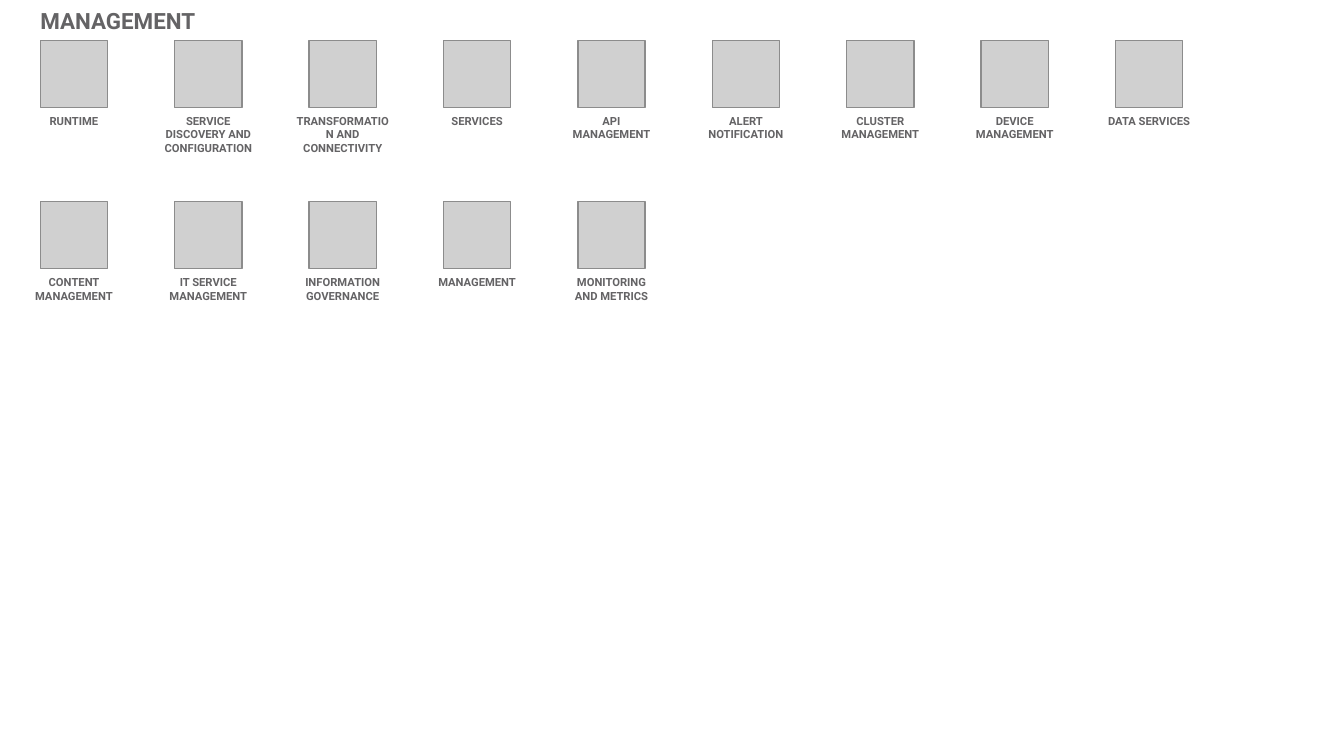
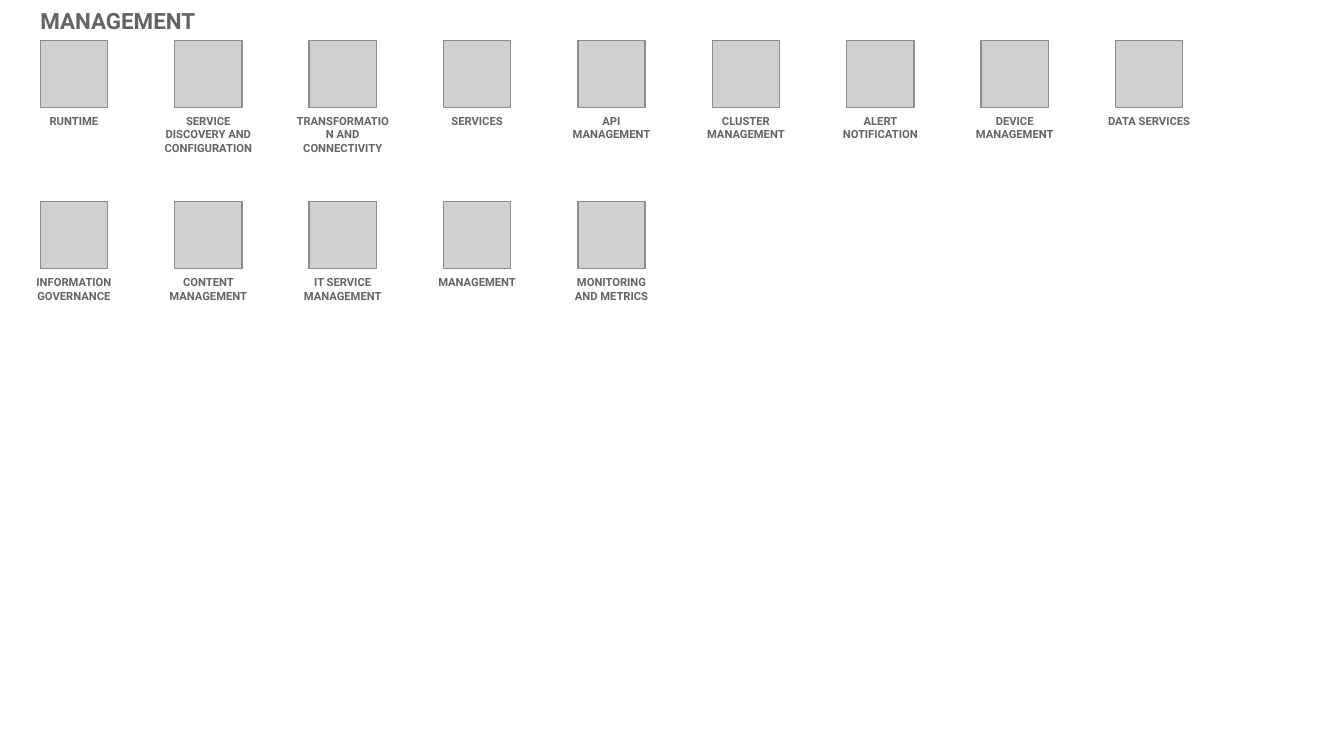
Before and after one commit to l2fprod/myarchitecture, a slide deck: slide 19 of mycatalog-architecture-diagram-template.pptx. Drawn at 1344x756 pixels with LibreOffice and Linux fonts; fonts in the diff are those of the drawing; grey boxes stand for pictures. Boxes give left, top, right and bottom in pixels: in the first picture for what was removed or moved away, otherwise in the second. Text is boxed around its words. In the diff, an @@ line names an element or a change of style, - is before the commit and + after.

```diff
--- a/mycatalog-architecture-diagram-template.pptx
+++ b/mycatalog-architecture-diagram-template.pptx
@@ text "CLUSTER MANAGEMENT": place and size @@
-text "CLUSTER MANAGEMENT" at [841,117,919,138]
+text "CLUSTER MANAGEMENT" at [707,117,785,138]
@@ text "ALERT NOTIFICATION": place and size @@
-text "ALERT NOTIFICATION" at [708,117,783,138]
+text "ALERT NOTIFICATION" at [843,117,918,138]
@@ text at [36,278,111,300]: text changed @@
-CONTENT MANAGEMENT
+INFORMATION GOVERNANCE
@@ text at [169,278,247,300]: text changed @@
-IT SERVICE MANAGEMENT
+CONTENT MANAGEMENT
@@ text at [304,278,382,300]: text changed @@
-INFORMATION GOVERNANCE
+IT SERVICE MANAGEMENT
```
Also in this commit, not shown: 13 other slides changed, 1 slide added, 1 slide removed.
